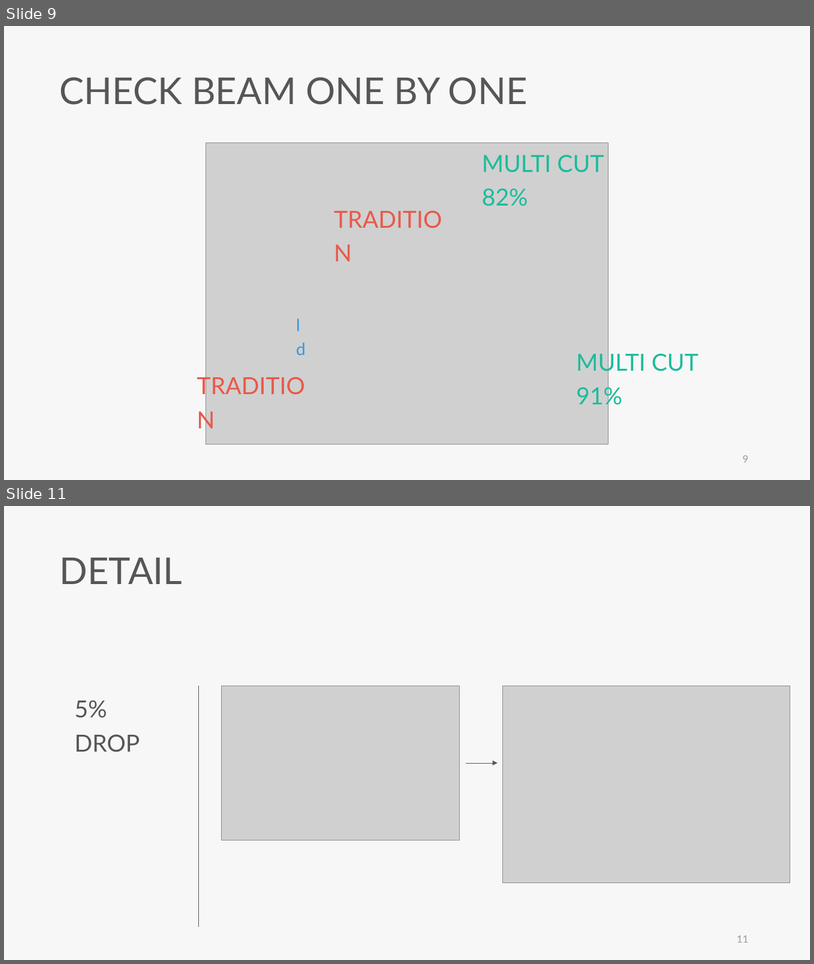
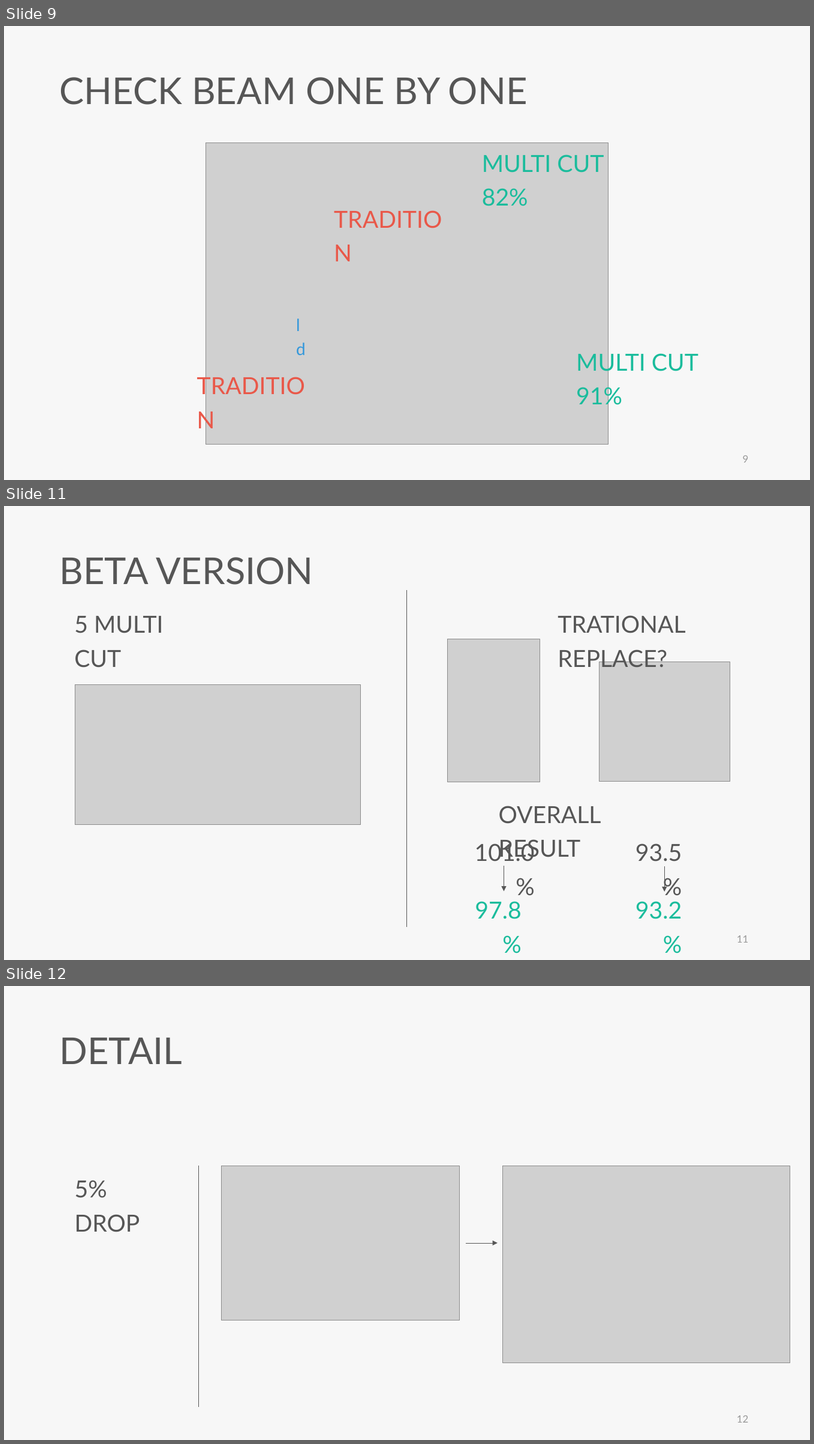
Before and after one commit to skyran1278/VbaProject, a slide deck: 20180126_SmartCut/Meeting/20181206 Meeting/20181206 Meeting.pptx. Shown one above the other, each under a label of ours: slides 9 and 11 before the commit, slides 9, 11 and 12 after it; the slides between them are not shown. The pictures are 814x964 and 814x1444 pixels, drawn with LibreOffice and Linux fonts; fonts in the diff are those of the drawing; grey boxes stand for pictures. Boxes give left, top, right and bottom in pixels: in the first picture for what was removed or moved away, otherwise in the second. Text is boxed around its words. In the diff, an @@ line names an element or a change of style, - is before the commit and + after.

```diff
--- a/20180126_SmartCut/Meeting/20181206 Meeting/20181206 Meeting.pptx
+++ b/20180126_SmartCut/Meeting/20181206 Meeting/20181206 Meeting.pptx
@@ slide 11 added at <box>4,506,810,960</box>, background #F7F7F7 @@
@@ text added at <box>60,557,314,585</box>, 44 pt, text #565656 @@
+BETA VERSION
@@ line added from (407, 590) to (407, 927), #565656 0.5 pt @@
@@ text added at <box>74,616,164,667</box>, 28 pt, text #565656 @@
+5 MULTI CUT
@@ text added at <box>558,615,686,672</box>, 28 pt, text #565656 @@
+TRATIONAL REPLACE?
@@ picture added at <box>448,639,540,782</box> @@
@@ picture added at <box>599,662,731,781</box> @@
@@ picture added at <box>75,684,361,824</box> @@
@@ text added at <box>499,805,602,861</box>, 28 pt, text #565656 @@
+OVERALL RESULT
@@ text added at <box>475,840,535,861</box>, 28 pt, text #565656 @@
+101.0%
@@ text added at <box>636,843,682,861</box>, 28 pt, text #565656 @@
+93.5%
@@ arrow added from (504, 866) to (504, 891), #565656 0.5 pt @@
@@ arrow added from (665, 866) to (665, 891), #565656 0.5 pt @@
@@ text added at <box>475,901,521,919</box>, 28 pt, text #1ABC9C @@
+97.8%
@@ text added at <box>636,901,682,919</box>, 28 pt, text #1ABC9C @@
+93.2%
@@ page number added at <box>737,935,749,942</box>, 12 pt, text #9A9A9A @@
+11
@@ what was slide 11 is now slide 12 @@
@@ page number at <box>737,1415,749,1422</box>: text changed @@
-11
+12
```
Also in this commit, not shown: 3 slides changed.
